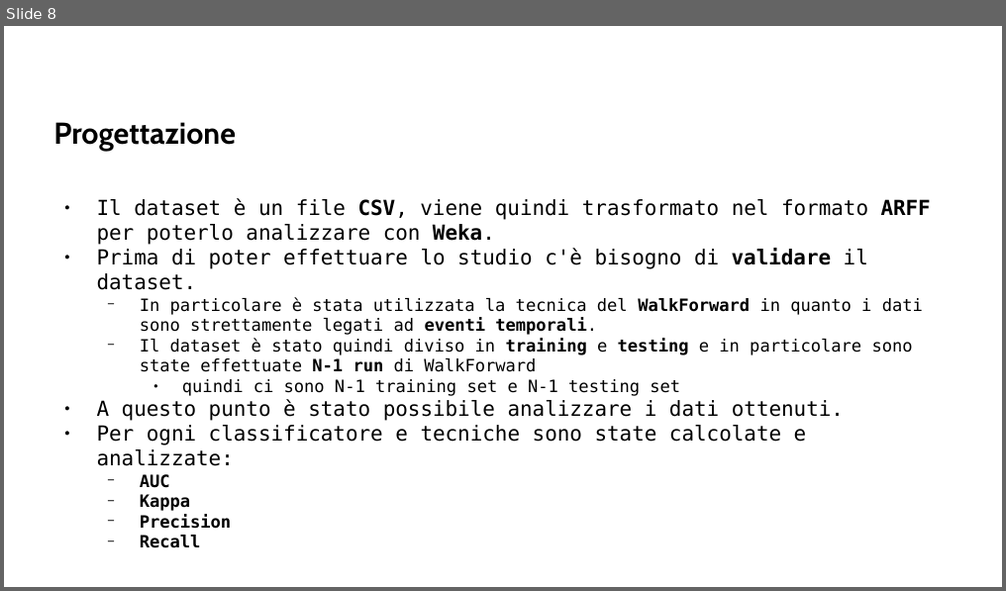
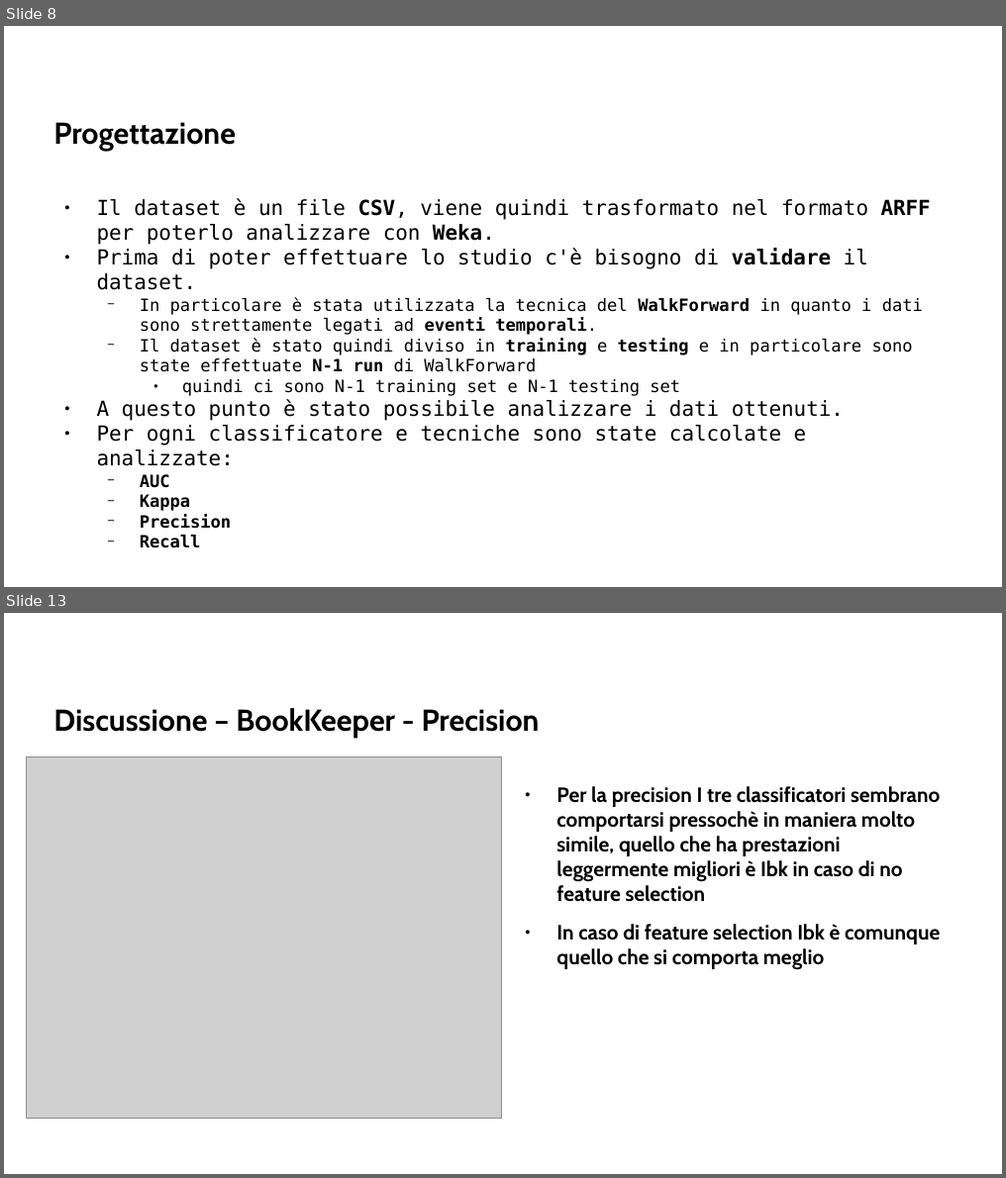
Before and after one commit to AlessDea/ISW2_milestone2, a slide deck: presentazione/isw2_ml.odp. Shown one above the other, each under a label of ours: slide 8 before the commit, slides 8 and 13 after it; the slides between them are not shown. The pictures are 1006x591 and 1006x1178 pixels, drawn with LibreOffice and Linux fonts; fonts in the diff are those of the drawing; grey boxes stand for pictures; background and template pictures are left out. Boxes give left, top, right and bottom in pixels: in the first picture for what was removed or moved away, otherwise in the second. Text is boxed around its words. In the diff, an @@ line names an element or a change of style, - is before the commit and + after.

Commit message:
updated presentation

```diff
--- a/presentazione/isw2_ml.odp
+++ b/presentazione/isw2_ml.odp
@@ slide 13 added at (4,613,1002,1174), background picture (left out) @@
@@ title added at (54,708,540,738), 24 pt, text #000000, bold @@
+Discussione – BookKeeper - Precision
@@ picture added at (27,757,502,1118) @@
@@ text added at (556,786,940,969), 16.5 pt, text #000000, bold @@
+● Per la precision I tre classificatori sembrano comportarsi pressochè in maniera molto simile, quello che ha prestazioni leggermente migliori è Ibk in caso di no feature selection
+● In caso di feature selection Ibk è comunque quello che si comporta meglio
```
Also in this commit, not shown: 16 other slides added, 2 slides removed, 1 other file.
